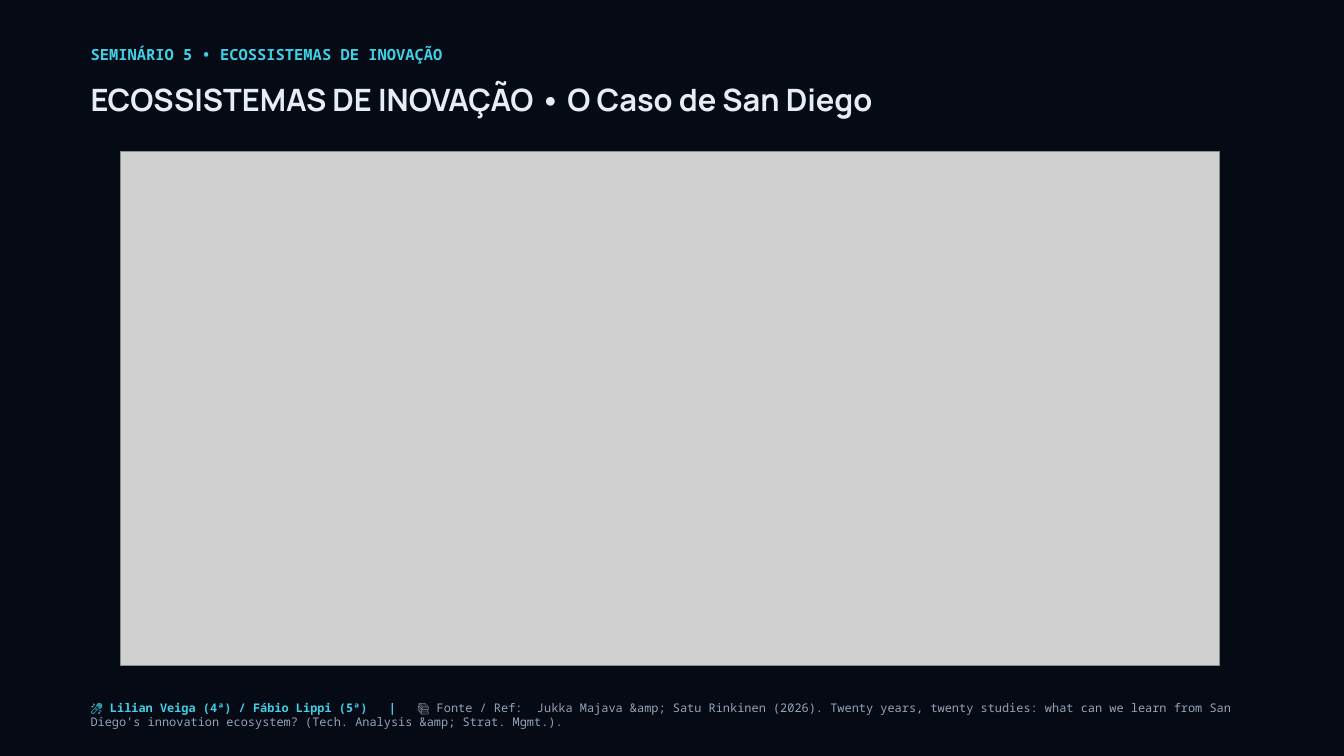
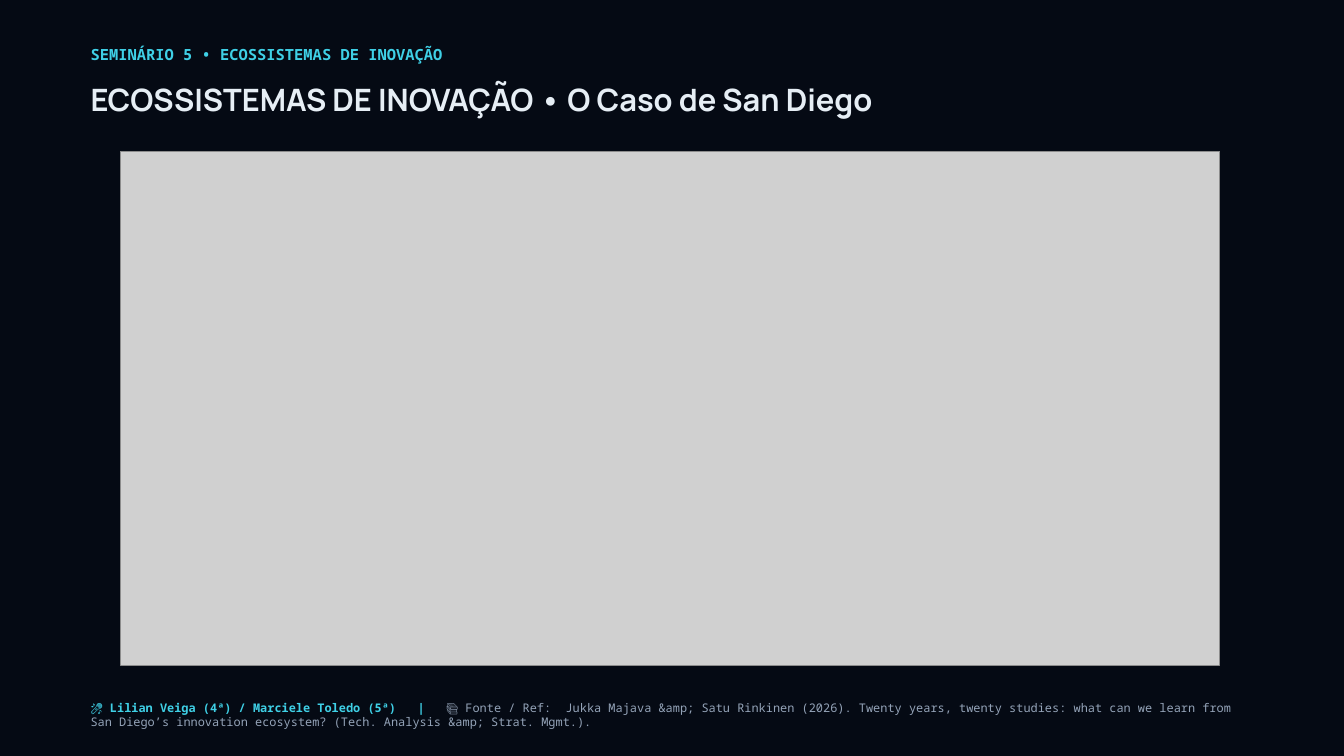
Before and after one commit to josuejofre/seminario-ecossistema-inovacao-pit, a slide deck: slide 27 of Seminario_5_Ecossistemas_Inovacao_Master.pptx. Drawn at 1344x756 pixels with LibreOffice and Linux fonts; fonts in the diff are those of the drawing; grey boxes stand for pictures. Boxes give left, top, right and bottom in pixels: in the first picture for what was removed or moved away, otherwise in the second. Text is boxed around its words. In the diff, an @@ line names an element or a change of style, - is before the commit and + after.

Commit message:
fix: update Bloco 5 presenter for Quinta-feira from Fabio Lippi to Marciele Toledo

```diff
--- a/Seminario_5_Ecossistemas_Inovacao_Master.pptx
+++ b/Seminario_5_Ecossistemas_Inovacao_Master.pptx
@@ text at <box>91,703,1231,729</box>: text changed @@
-🎤 Lilian Veiga (4ª) / Fábio Lippi (5ª) | 📚 Fonte / Ref: Jukka Majava &amp; Satu Rinkinen (2026). Twenty years, twenty studies: what can we learn from San Diego’s innovation ecosystem? (Tech. Analysis &amp; Strat. Mgmt.).
+🎤 Lilian Veiga (4ª) / Marciele Toledo (5ª) | 📚 Fonte / Ref: Jukka Majava &amp; Satu Rinkinen (2026). Twenty years, twenty studies: what can we learn from San Diego’s innovation ecosystem? (Tech. Analysis &amp; Strat. Mgmt.).
```
Also in this commit, not shown: 9 other slides changed, 3 other files.
